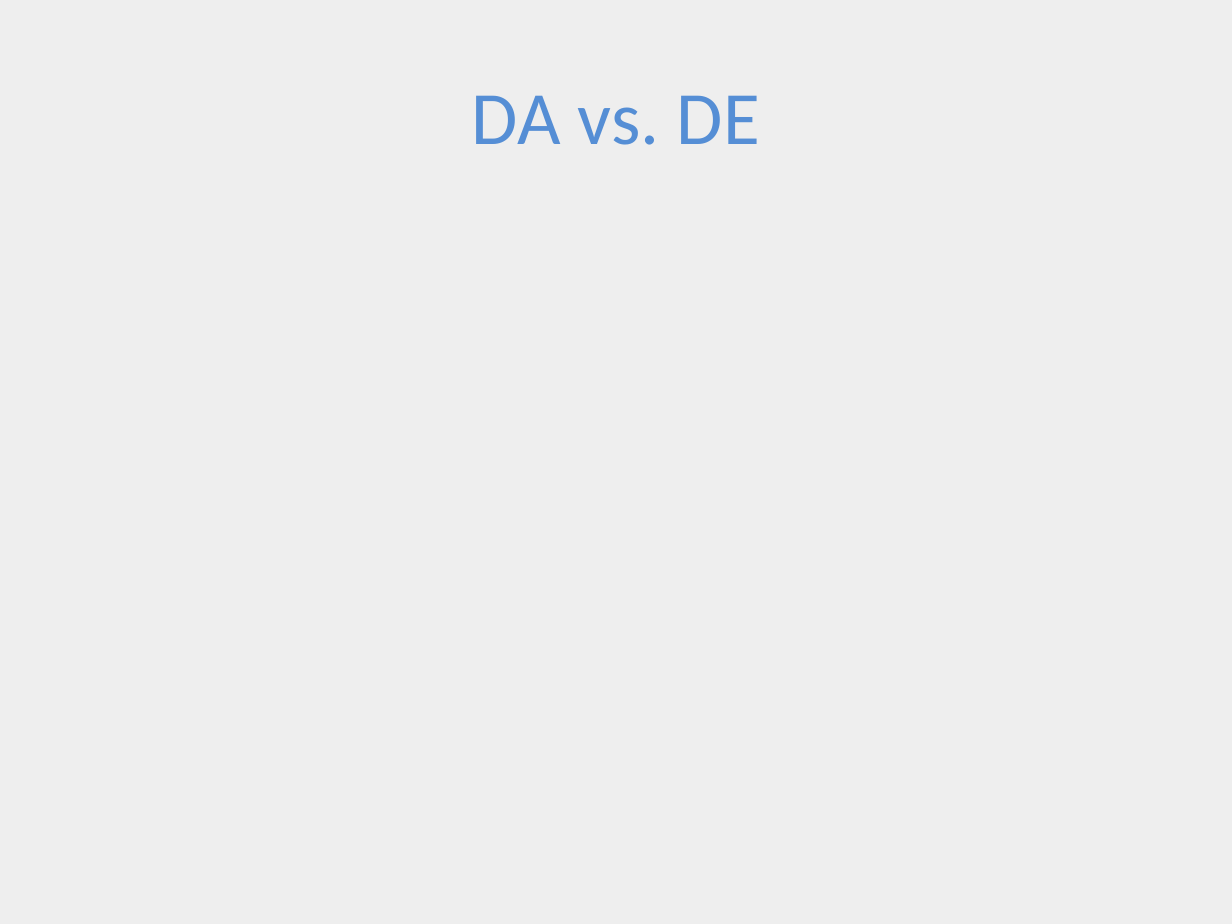
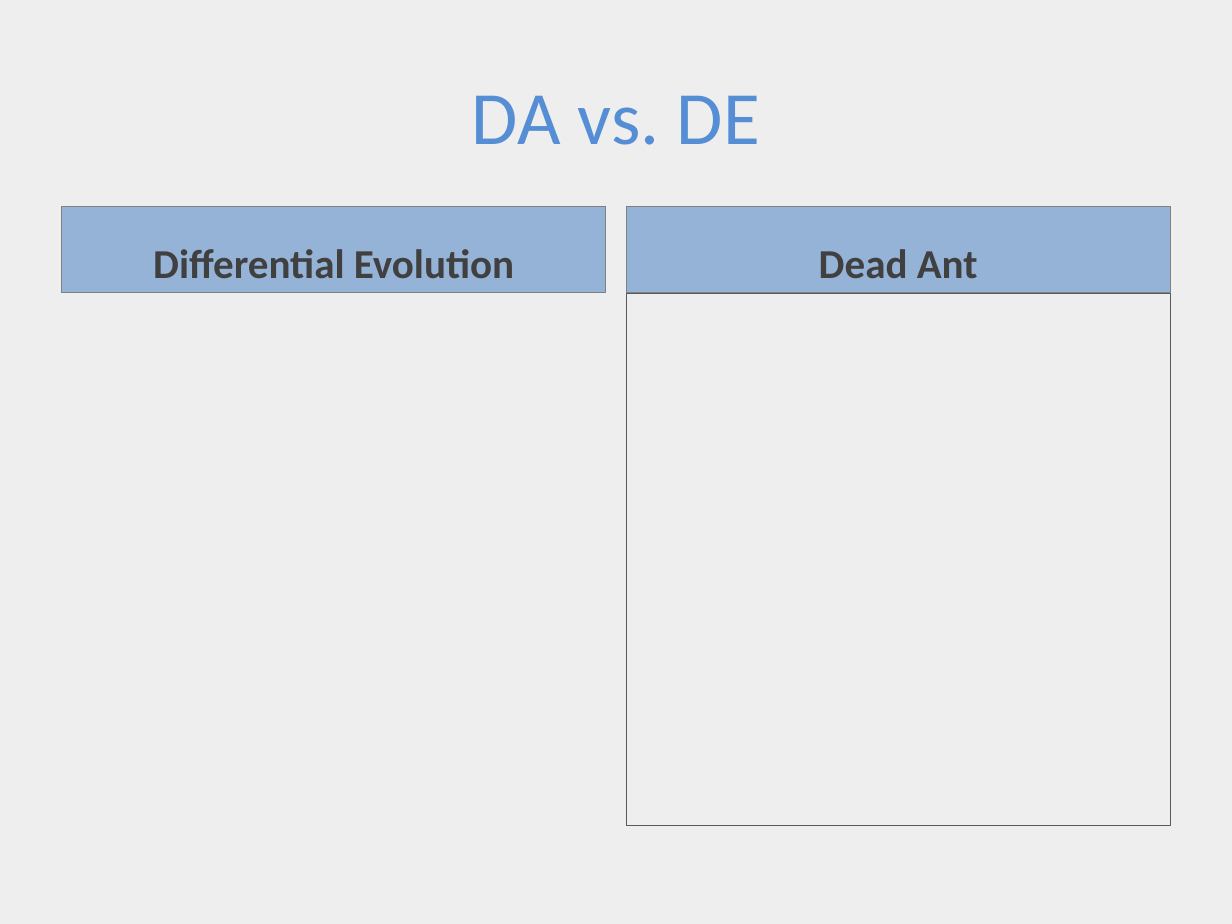
Before and after one commit to ai-se/Rahul, a slide deck: slide 7 of DEADANT/deadAnt.pptx. Drawn at 1232x924 pixels with LibreOffice and Linux fonts; fonts in the diff are those of the drawing. Boxes give left, top, right and bottom in pixels: in the first picture for what was removed or moved away, otherwise in the second. Text is boxed around its words. In the diff, an @@ line names an element or a change of style, - is before the commit and + after.

```diff
--- a/DEADANT/deadAnt.pptx
+++ b/DEADANT/deadAnt.pptx
@@ text added at [62, 207, 606, 293], fill #95B3D7, outline #808080 0.75 pt, 24 pt, text #404040, bold @@
+Differential Evolution
@@ rectangle added at [626, 207, 1170, 293], fill #95B3D7, outline #808080 0.75 pt, 24 pt, text #404040, bold @@
+Dead Ant
@@ rectangle added at [626, 293, 1170, 825], outline #595959 0.25 pt @@
```
Also in this commit, not shown: 1 other slide changed, 1 slide added, 1 slide removed.
